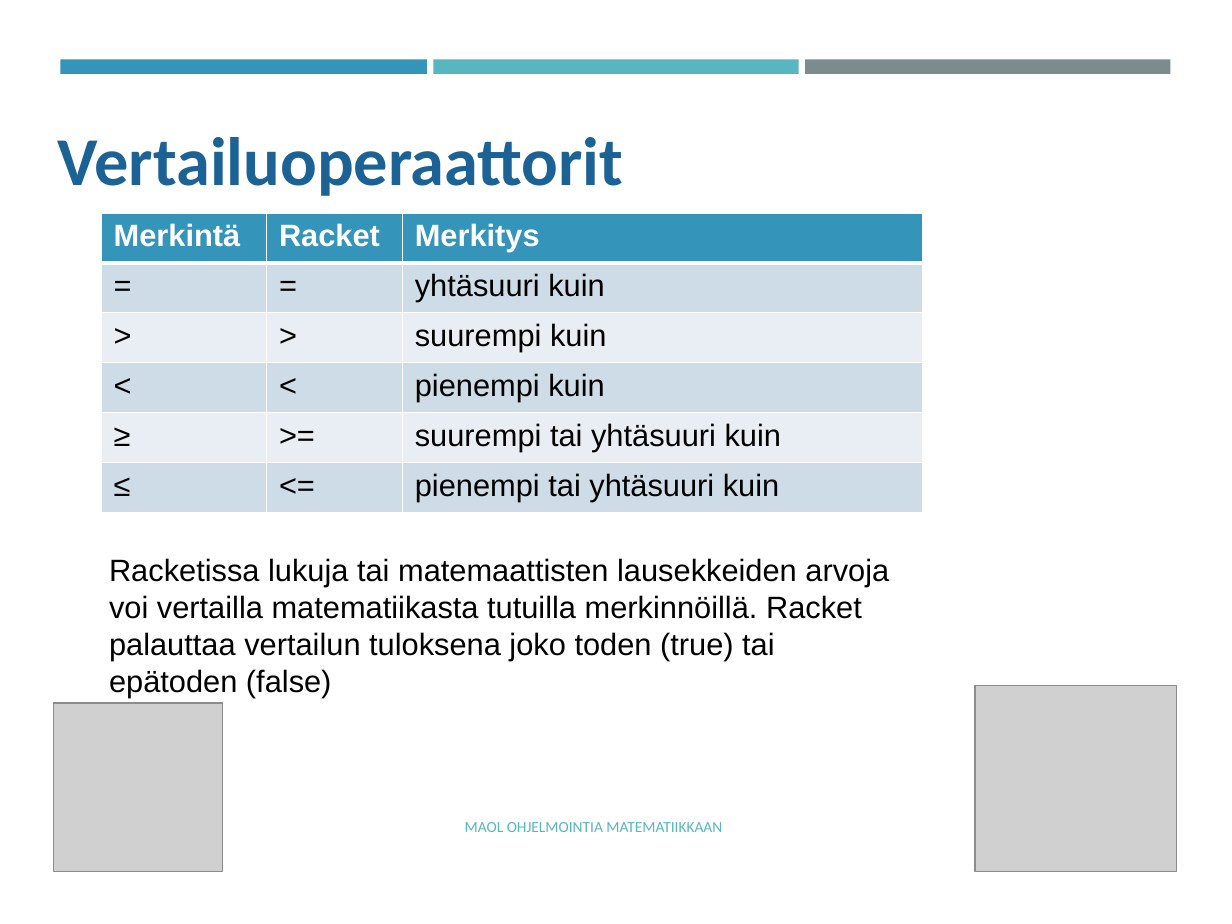
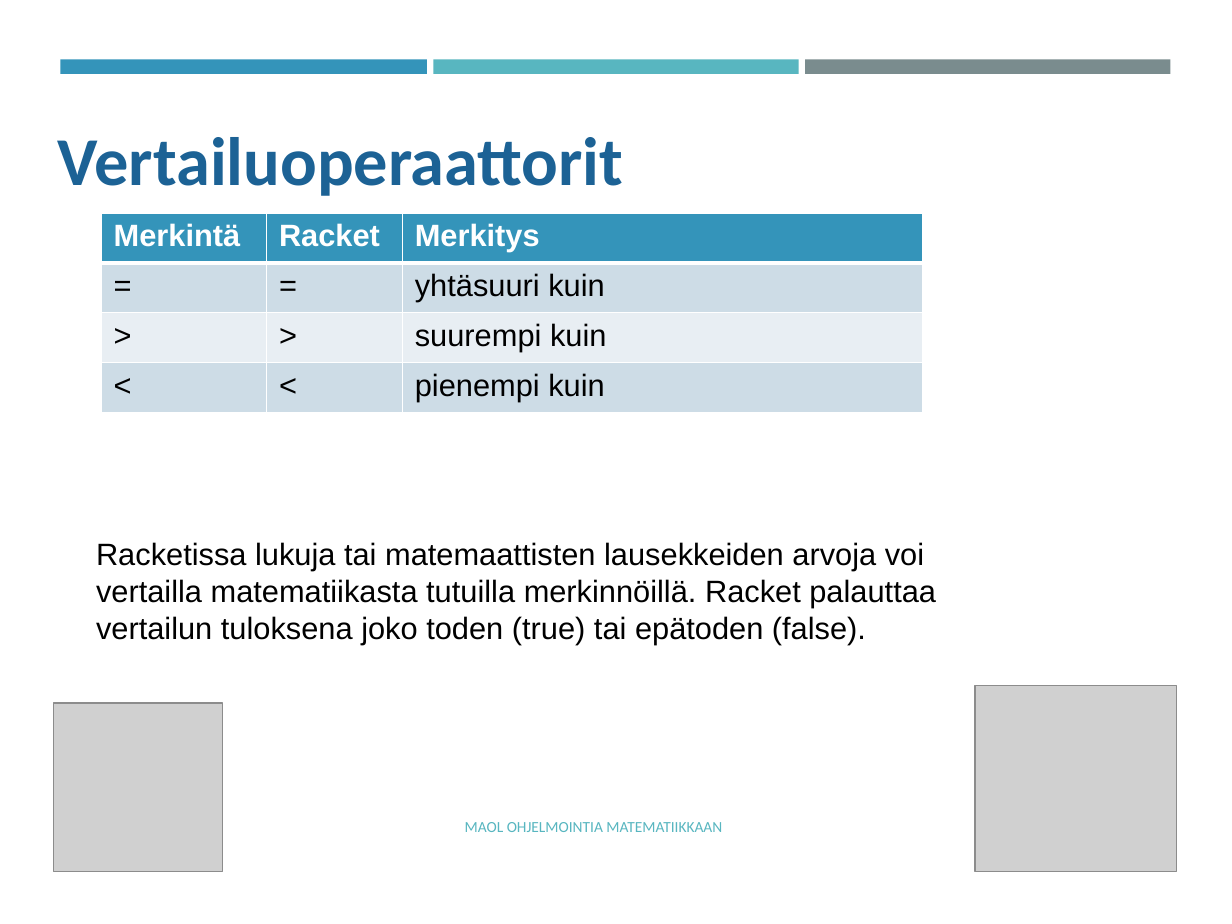
Before and after one commit to tyynetyyne/tyynetyyne.github.io, a slide deck: slide 8 of tehtavat/tiedostot/maol/power_point/Racket-MAOL-5-6-muuttujat.pptx. Drawn at 1232x924 pixels with LibreOffice and Linux fonts; fonts in the diff are those of the drawing; grey boxes stand for pictures. Boxes give left, top, right and bottom in pixels: in the first picture for what was removed or moved away, otherwise in the second. Text is boxed around its words. In the diff, an @@ line names an element or a change of style, - is before the commit and + after.

```diff
--- a/tehtavat/tiedostot/maol/power_point/Racket-MAOL-5-6-muuttujat.pptx
+++ b/tehtavat/tiedostot/maol/power_point/Racket-MAOL-5-6-muuttujat.pptx
@@ table at (101, 213, 922, 413) @@
-row 5: ≥ | >= | suurempi tai yhtäsuuri kuin
-row 6: ≤ | <= | pienempi tai yhtäsuuri kuin
@@ text at (96, 542, 936, 645): text changed @@
-Racketissa lukuja tai matemaattisten lausekkeiden arvoja voi vertailla matematiikasta tutuilla merkinnöillä. Racket palauttaa vertailun tuloksena joko toden (true) tai epätoden (false)
+Racketissa lukuja tai matemaattisten lausekkeiden arvoja voi vertailla matematiikasta tutuilla merkinnöillä. Racket palauttaa vertailun tuloksena joko toden (true) tai epätoden (false).
```
Also in this commit, not shown: 9 other slides changed, 3 slides added, 1 slide removed.
